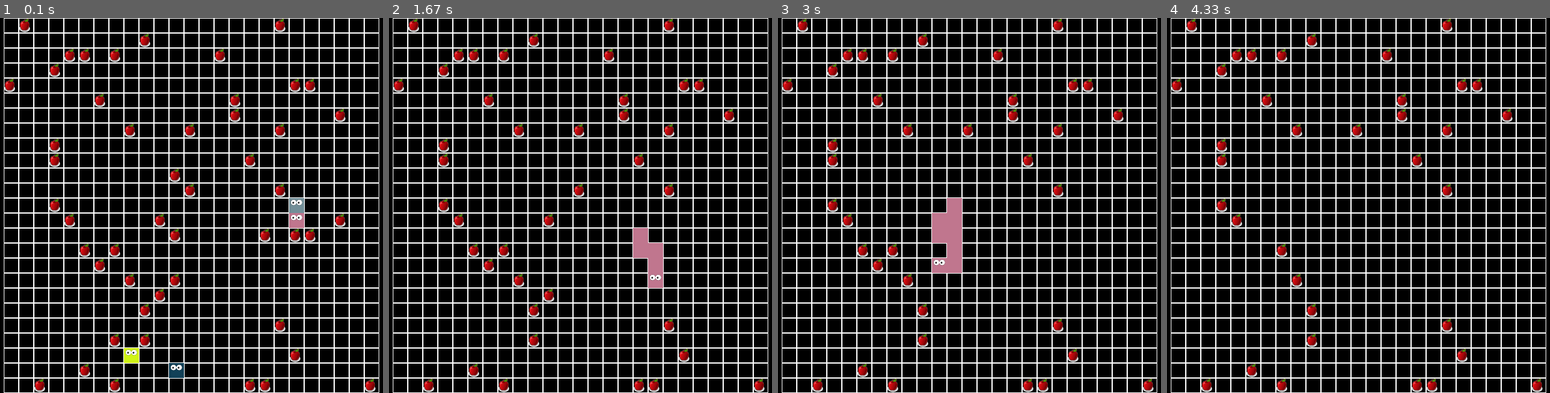
Above: before the commit, frames 1-4 (left to right).
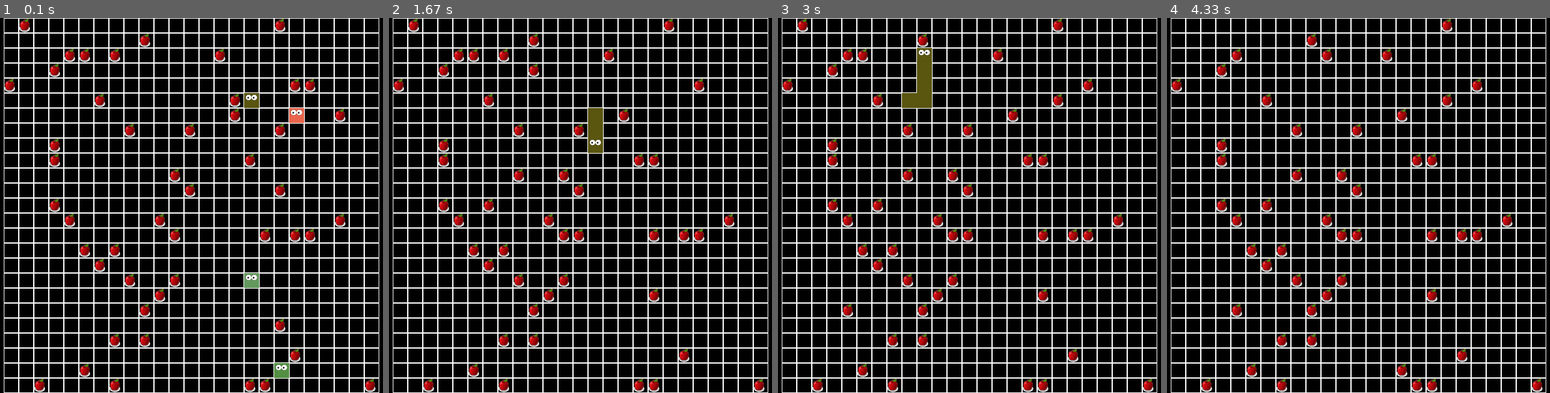
Above: after the commit, the same moments.

Repository: kurt-gubi/snakegame
Game: pygame game, started from snake.py
Same seed, same stepped clock (60 frames per second), same inputs: the game is played once before the commit and once after it. The source is Python 2; it was converted automatically to run under Python 3.
Inputs:
- Up to frame 1 (0.1 s): no input
- Up to frame 2 (1.67 s): no input
- Up to frame 3 (3 s): no input
- Up to frame 4 (4.33 s): no input

The runs differ from the first frame. In frame 1, 1.3% of the frame differs, in the area x 32-80%, y 20-96%; in frame 2, 2.8%; in frame 3, 3.9%, in the area x 16-91%, y 8-88%; in frame 4, 2.5%.

Commit message:
Made apples replace themselves.

Diff:
--- a/snake.py
+++ b/snake.py
@@ -53,6 +53,13 @@
         y = randint(0, self.rows - 1)
         return (x, y)
 
+    def replace_random(self, old, new):
+        for i in xrange(self.rows * self.columns):
+            x, y = self.get_random_position()
+            if self.board[y][x] == old:
+                self.board[y][x] = new
+                return x, y
+
     def new_game(self, rows, columns, n_apples):
         self.rows = rows
         self.columns = columns
@@ -91,16 +98,12 @@
         """
         letter = self.letters.pop()
 
-        for i in xrange(self.rows * self.columns):
-            x, y = self.get_random_position()
-            if self.board[y][x] == Squares.EMPTY:
-                break
-        else:
+        position = self.replace_random(Squares.EMPTY, letter.upper())
+        if position is None:
             raise KeyError, "Could not insert snake into the board."
 
         colour = (randint(0, 255), randint(0, 255), randint(0, 255))
-        self.bots[letter] = [bot, colour, deque([(x, y)])]
-        self.board[y][x] = letter.upper()
+        self.bots[letter] = [bot, colour, deque([position])]
         return letter
 
     def remove_bot(self, letter):
@@ -175,7 +178,10 @@
                     # Make old head into body.
                     self.board[y][x] = letter.lower()
 
-                    if oldcell != Squares.APPLE:
+                    if oldcell == Squares.APPLE:
+                        # Add in an apple to compensate.
+                        self.replace_random(Squares.EMPTY, Squares.APPLE)
+                    else:
                         # Remove last part of snake.
                         ox, oy = path.popleft()
                         self.board[oy][ox] = Squares.EMPTY
